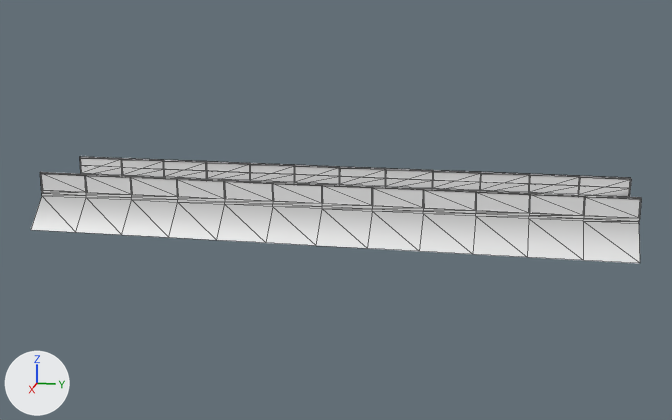
An edit to the OBJ model Resources/Meshes/Ground_Pavement.obj, drawn before and after from the same camera.
Rendered twice from a 50 mm camera at (98.2, 20.1, 23.3) aimed at (0.1, 0.5, -1.3). The lights are fixed; the arrows at lower left show +X, +Y and +Z. Mesh edges are drawn as thin lines. Where no turn or scale is listed for an object, it has been applied to the vertices. Vertices at the same position are counted once.

Names of what the first picture shows: 'Ground_Pavement'.
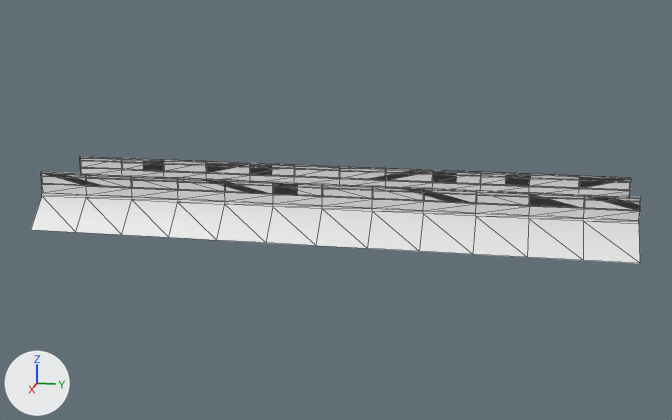
Commit message: Ground main models

Changed parts and their boxes [x1, y1, x2, y2] in the pictures (672 x 420 px; the box of a moved part takes in the faces that stretch with it):
'Ground_Pavement', reshaped
    before: [31, 157, 642, 263]
    after: [31, 157, 641, 263]
part 1 of me_ground_pavement, moved or reshaped
    before: [41, 174, 640, 218]
    after: [42, 173, 640, 210]
part 2 of me_ground_pavement, added
    after: [81, 167, 629, 191]
part 3 of me_ground_pavement, added
    after: [43, 183, 639, 211]
part 4 of me_ground_pavement, added
    after: [81, 160, 630, 183]
part 5 of me_ground_pavement, added
    after: [43, 176, 640, 202]
part 6 of me_ground_pavement, moved or reshaped
    before: [40, 158, 642, 224]
    after: [42, 158, 641, 224]

The edits, one by one:
me_ground_pavement is used by ob_ground_pavement; location (0.0, 0.0, 0.0).
me_ground_pavement had 772 vertices, 1048 faces and spanned x -8.0..8.0, y -32.0..32.0, z -3.2..2.7.
me_ground_pavement now has 954 vertices, 1472 faces and spans x -8.0..8.0, y -32.0..32.0, z -3.2..2.7.
me_ground_pavement part 1: the loose piece of 26 vertices spanning x 4.9, y -32.0..32.0, z 0.6..2.5 is scaled about its middle by (1, 1, 0.654), then moved by (-0.2, 0.0, 0.3).
me_ground_pavement part 2: the loose piece of 52 vertices spanning x -4.8..-4.7, y -32.0..32.0, z 2.5..2.7 is copied, and the copy is moved by (0.0, 0.0, -1.3); it spans x -4.8..-4.7, y -32.0..32.0, z 1.3.
me_ground_pavement part 3: the loose piece of 52 vertices spanning x -4.8..-4.7, y -32.0..32.0, z 2.5..2.7 is copied, and the copy is moved by (9.5, 0.0, -1.3); it spans x 4.7..4.8, y -32.0..32.0, z 1.3.
me_ground_pavement part 4: the loose piece of 52 vertices spanning x -4.8..-4.7, y -32.0..32.0, z 2.5..2.7 is copied, and the copy is moved by (0.0, 0.0, -0.4); it spans x -4.8..-4.7, y -32.0..32.0, z 2.1..2.2.
me_ground_pavement part 5: the loose piece of 52 vertices spanning x -4.8..-4.7, y -32.0..32.0, z 2.5..2.7 is copied, and the copy is moved by (9.5, 0.0, -0.4); it spans x 4.7..4.8, y -32.0..32.0, z 2.1..2.2.
me_ground_pavement part 6: 124 vertices moved from x -4.8..5.0, y -32.0..32.0, z 0.3..2.7 to x -4.8..4.8, y -32.0..32.0, z 0.3..2.7; 79 vertices removed from x 4.7..5.1, y -32.0..32.0, z 0.3..2.7; 53 vertices added at x 4.6..4.8, y -32.0..32.0, z 0.3..2.7.
